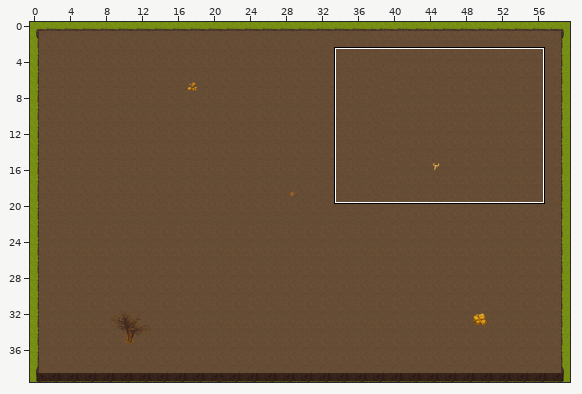
Two versions of a level (Tiled map, maps/level0.tmx). The picture above shows the old version from afar; the outline marks the close-up.
Close-up. Before the edit:
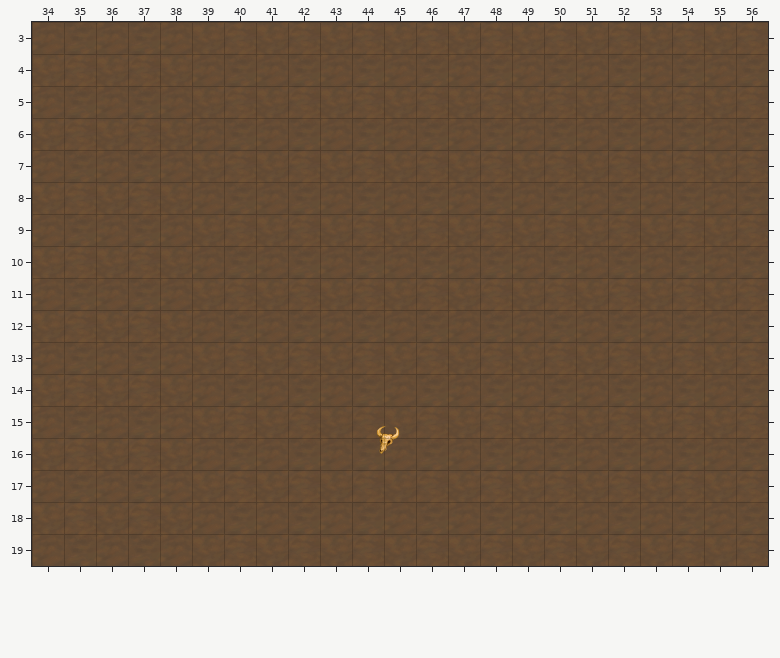
Cells are 32x32 px. Shown: x 34..56, y 3..19. The commit also changed other parts of the map, which this record leaves out.
The same view after the edit:
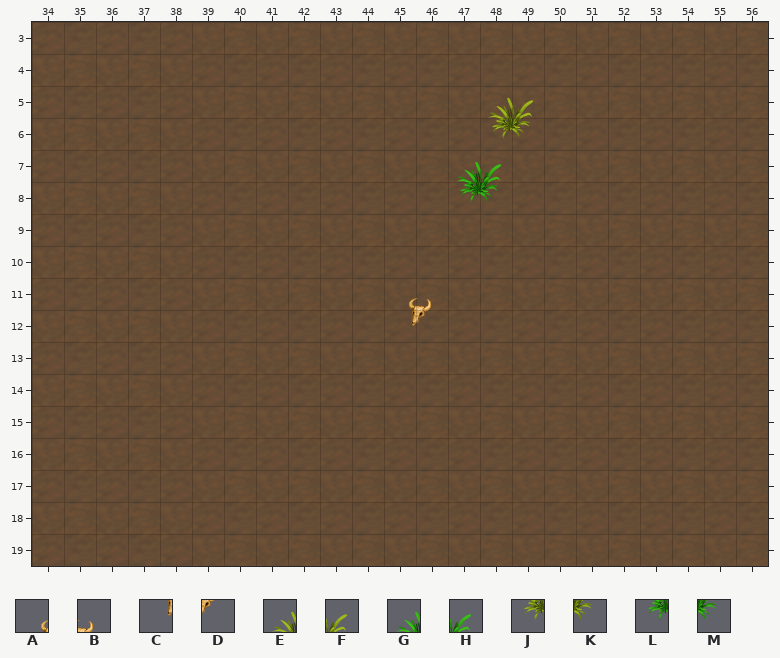
Key: from "desert_32x32": A 6, B 7, C 22, D 23, E 72, F 73, G 74, H 75, J 88, K 89, L 90, M 91.
_ is an empty cell, . an unchanged one.
Tiles of an added or newly shown layer are drawn over the layers below it.
Changes in this commit:
--- layer "PROPS" (added)
@@ x 47..49 @@
- 5 .__
- 6 .__
- 7 __.
- 8 __.
+ 5 .EF
+ 6 .JK
+ 7 GH.
+ 8 LM.
@@ x 45..46 @@
-11 __
-12 __
+11 AB
+12 CD
--- layer "COLLIDERS"
@@ x 44..45 @@
-15 AB
-16 CD
+15 __
+16 __
Pixel boxes of the changes (left, top, right, bottom) in both close-ups:
added: (456, 97, 533, 203)
added: (409, 298, 432, 326)
removed: (377, 426, 400, 454)
